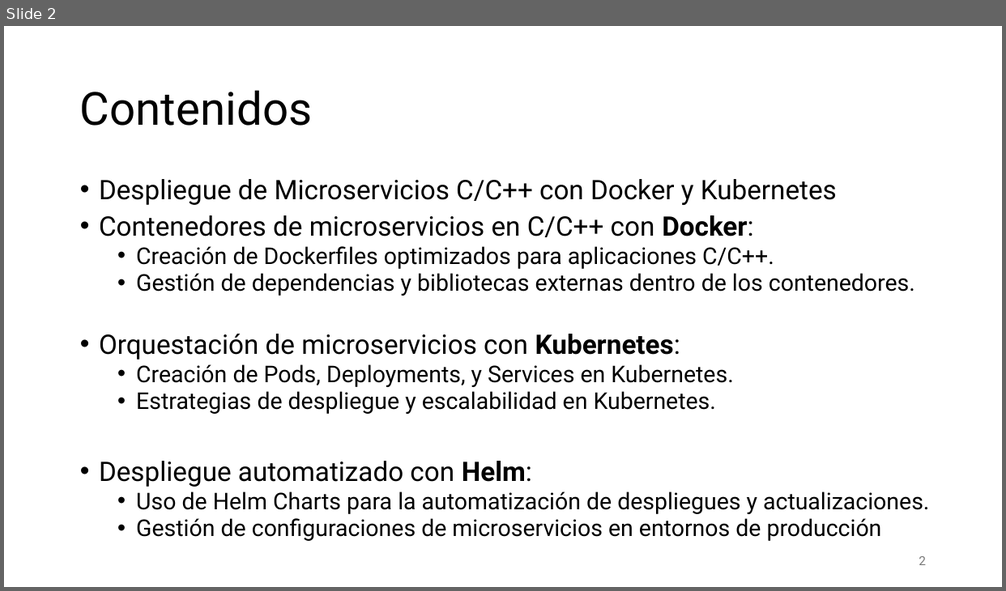
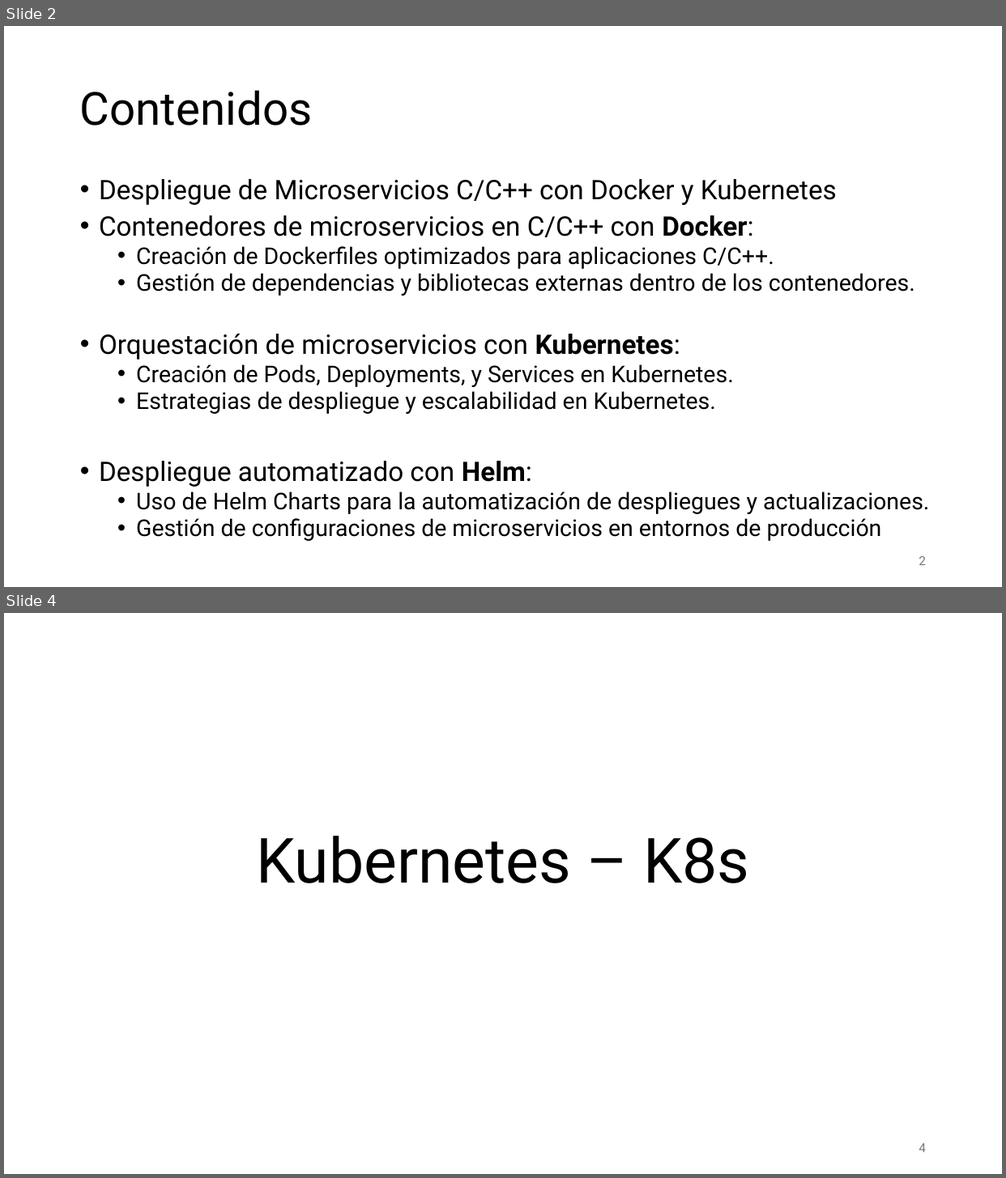
Before and after one commit to aldebarran22/CURSO_CPP_SERVICIOS_30H, a slide deck: doc/7_Despliegue_microservicios_docker_kubernetes.pptx. Shown one above the other, each under a label of ours: slide 2 before the commit, slides 2 and 4 after it; the slides between them are not shown. The pictures are 1006x591 and 1006x1178 pixels, drawn with LibreOffice and Linux fonts; fonts in the diff are those of the drawing. Boxes give left, top, right and bottom in pixels: in the first picture for what was removed or moved away, otherwise in the second. Text is boxed around its words. In the diff, an @@ line names an element or a change of style, - is before the commit and + after.

Commit message:
87

```diff
--- a/doc/7_Despliegue_microservicios_docker_kubernetes.pptx
+++ b/doc/7_Despliegue_microservicios_docker_kubernetes.pptx
@@ slide 4 added at (4,613,1002,1174), background #FFFFFF @@
@@ title added at (256,836,749,884), 60 pt, text #000000 @@
+Kubernetes – K8s
@@ page number added at (918,1144,926,1152), 12 pt, text #797979 @@
+4
```
Also in this commit, not shown: 2 other slides added.
